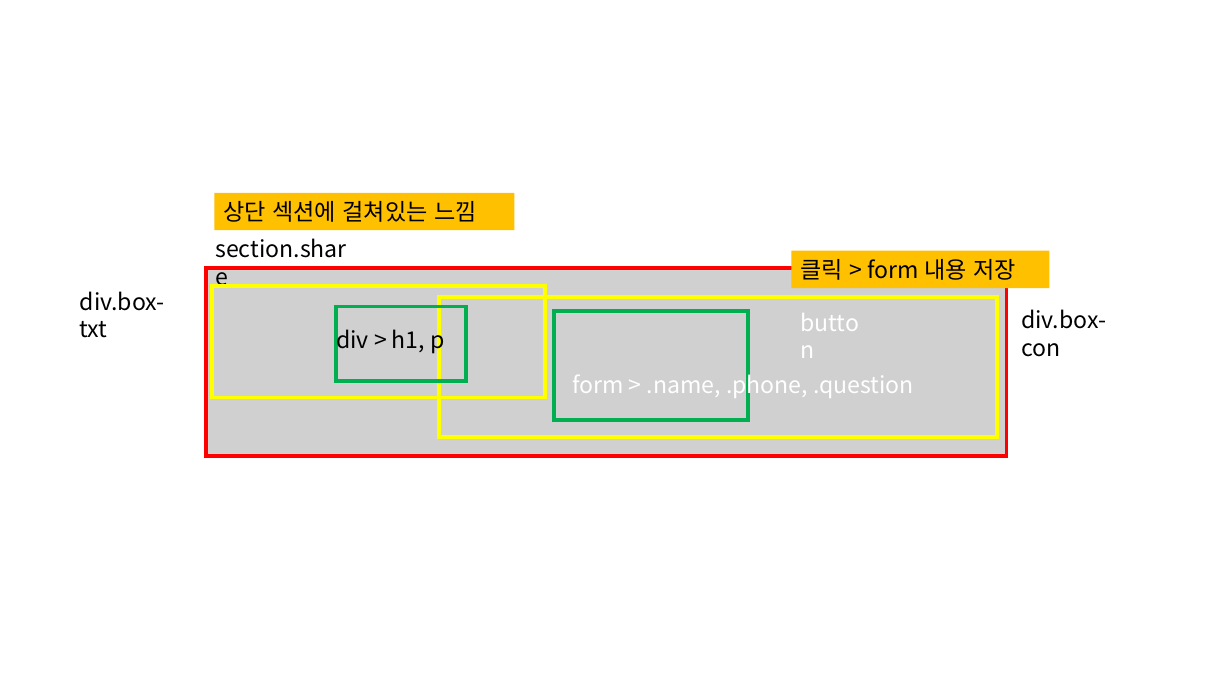
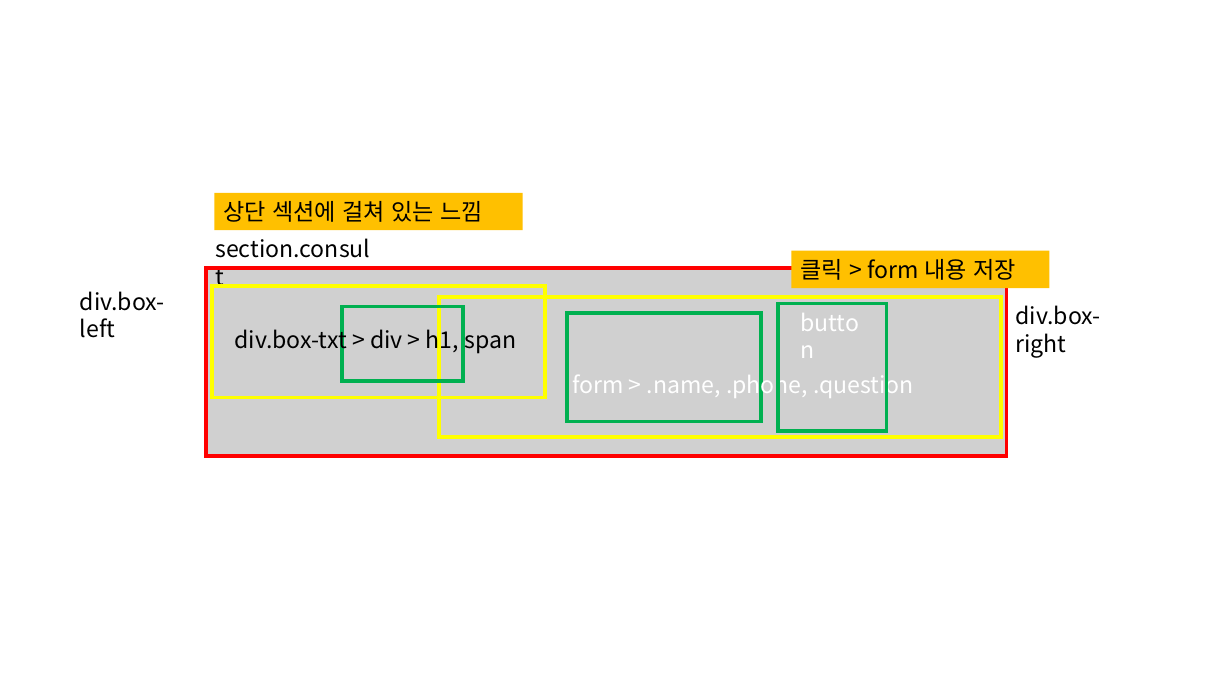
Before and after one commit to kim-yeny/project-lawfirm, a slide deck: slide 5 of [참고] lawfirm/(노트) lawfirm.pptx. Drawn at 1232x693 pixels with LibreOffice and Linux fonts; fonts in the diff are those of the drawing; grey boxes stand for pictures. Boxes give left, top, right and bottom in pixels: in the first picture for what was removed or moved away, otherwise in the second. Text is boxed around its words. In the diff, an @@ line names an element or a change of style, - is before the commit and + after.

```diff
--- a/[참고] lawfirm/(노트) lawfirm.pptx
+++ b/[참고] lawfirm/(노트) lawfirm.pptx
@@ rectangle "상단 섹션에 걸쳐 있는 느낌": place and size @@
-rectangle "상단 섹션에 걸쳐 있는 느낌" at (214, 193, 515, 230)
+rectangle "상단 섹션에 걸쳐 있는 느낌" at (214, 193, 523, 230)
@@ text in rectangle at (223, 201, 484, 222): spaces changed @@
-상단 섹션에 걸쳐있는 느낌
+상단 섹션에 걸쳐 있는 느낌
@@ text at (215, 238, 370, 258): text changed @@
-section.share
+section.consult
@@ text at (80, 291, 165, 338): text changed @@
-div.box-txt
+div.box-left
@@ rectangle: place and size @@
-rectangle at (439, 297, 997, 437)
+rectangle at (439, 297, 1001, 437)
@@ text at (234, 325, 516, 354): text changed @@
-div > h1, p
+div.box-txt > div > h1, span
@@ rectangle: place and size @@
-rectangle at (336, 307, 466, 381)
+rectangle at (342, 307, 463, 381)
@@ rectangle: place and size @@
-rectangle at (554, 311, 748, 421)
+rectangle at (567, 312, 762, 421)
@@ rectangle added at (778, 303, 887, 431), outline #00B050 3 pt @@
@@ text at (1016, 305, 1101, 357): text changed @@
-div.box-con
+div.box-right
```
Also in this commit, not shown: 1 other slide changed, 3 other files.
